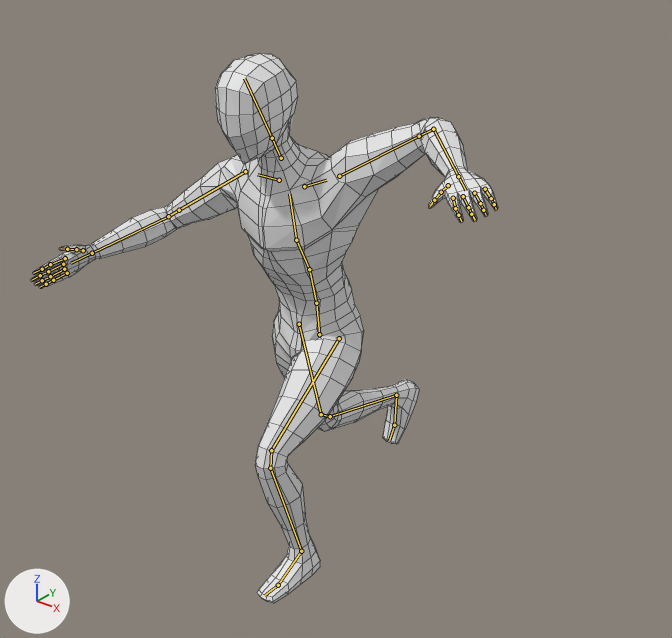
What one commit did to the Blender file BlenderFiles/Human2.blend.
Rendered twice from a camera (50 mm lens) standing at (4.71, -5.66, 6.37) and looking at (0.08, 0.13, 2.78). Arrows for +X, +Y and +Z are at lower left; the lights stay in place. Both versions are drawn at the pose saved in each file; the numbers are the values there. The bones that bend it are drawn over the model as lines. Mesh edges are drawn as thin lines.

The first picture shows 'Human'.
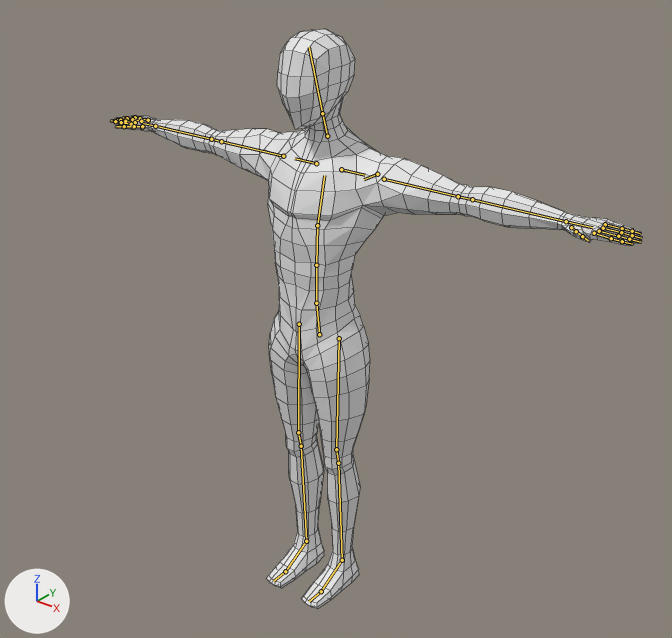
Location of each change, (x1, y1, x2, y2) in pixels of the pictures (672 x 638 px):
'Human', posed (14% wider): before (31, 53, 498, 603); after (110, 29, 642, 609)
bone 'spine.001', root to tip: before (316, 303) to (309, 269); after (316, 303) to (316, 265)
bone 'spine.002', root to tip: before (309, 269) to (296, 240); after (316, 265) to (317, 225)
bone 'spine.003', root to tip: before (296, 240) to (289, 194); after (317, 225) to (324, 175)
bone 'spine.004', root to tip: before (281, 158) to (272, 138); after (327, 136) to (322, 113)
bone 'shoulder.L', root to tip: before (304, 186) to (326, 180); after (341, 169) to (365, 175)
bone 'upper_arm.L', root to tip: before (339, 176) to (419, 136); after (384, 179) to (458, 196)
bone 'forearm.L', root to tip: before (433, 129) to (458, 176); after (472, 199) to (566, 221)
bone 'upper_arm.R', root to tip: before (245, 171) to (179, 210); after (283, 156) to (221, 141)
bone 'forearm.R', root to tip: before (168, 216) to (92, 253); after (211, 139) to (155, 126)

The edits, one by one:
Bone 'spine.001' (bone_spine_001) turns from (15, 0, 0) to (0, 0, 0) degrees about its own x, y and z.
Bone 'spine.002' (bone_spine_002) turns from (16, 0, 0) to (0, 0, 0) degrees about its own x, y and z.
Bone 'spine.003' (bone_spine_003) turns from (-8, 0, 0) to (0, 0, 0) degrees about its own x, y and z.
Bone 'spine.004' (bone_spine_004) turns from (-11, 0, 0) to (0, 0, 0) degrees about its own x, y and z.
Bone 'shoulder.L' (bone_shoulder_l) turns from (21, 28, 11) to (0, 0, 0) degrees about its own x, y and z.
Bone 'upper_arm.L' (bone_upper_arm_l) turns from (-12, -20, 3) to (0, 0, 0) degrees about its own x, y and z.
Bone 'forearm.L' (bone_forearm_l) turns from (69, -10, -26) to (0, 0, 0) degrees about its own x, y and z.
Bone 'upper_arm.R' (bone_upper_arm_r) turns from (39, 38, 52) to (0, 0, 0) degrees about its own x, y and z.
Bone 'forearm.R' (bone_forearm_r) turns from (49, -11, 24) to (0, 0, 0) degrees about its own x, y and z.
Bone 'footIK.L' (bone_footik_l) moves from (0.0, 0.111, -0.276) to (0.0, 0.0, 0.0).
Bone 'footIK.R' (bone_footik_r) moves from (0.0, -0.692, -0.062) to (0.0, 0.0, 0.0).
Bone 'footIK.R' (bone_footik_r) turns from (59, 0, 0) to (0, 0, 0) degrees about its own x, y and z.
